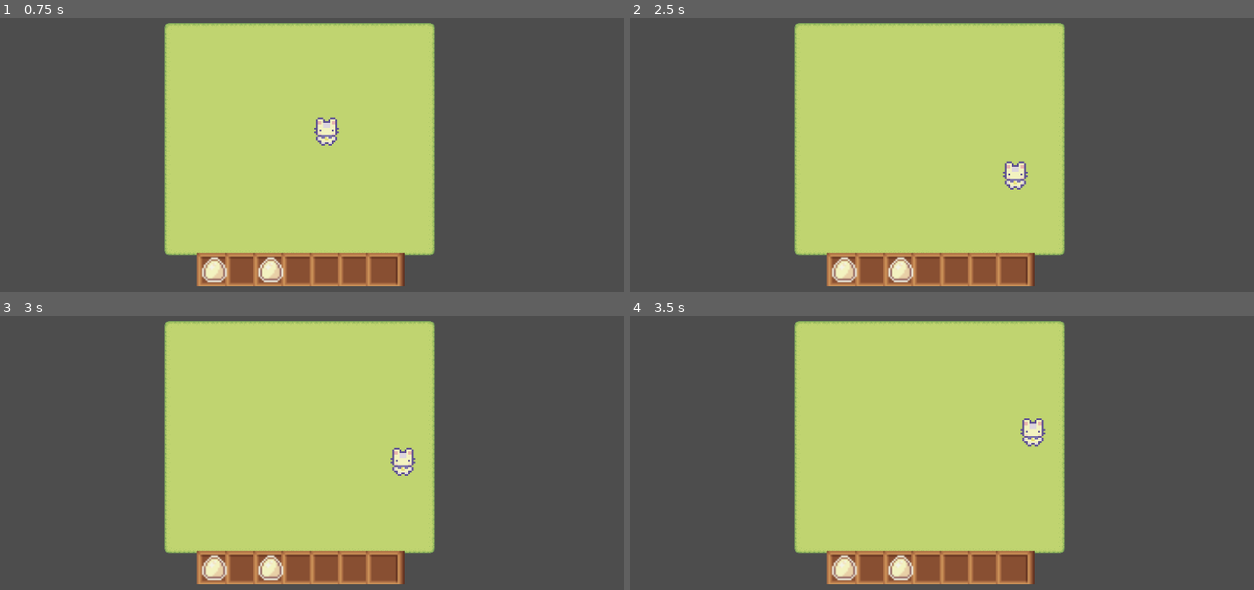
Above: before the commit, frames 1-4 (two rows, left to right).
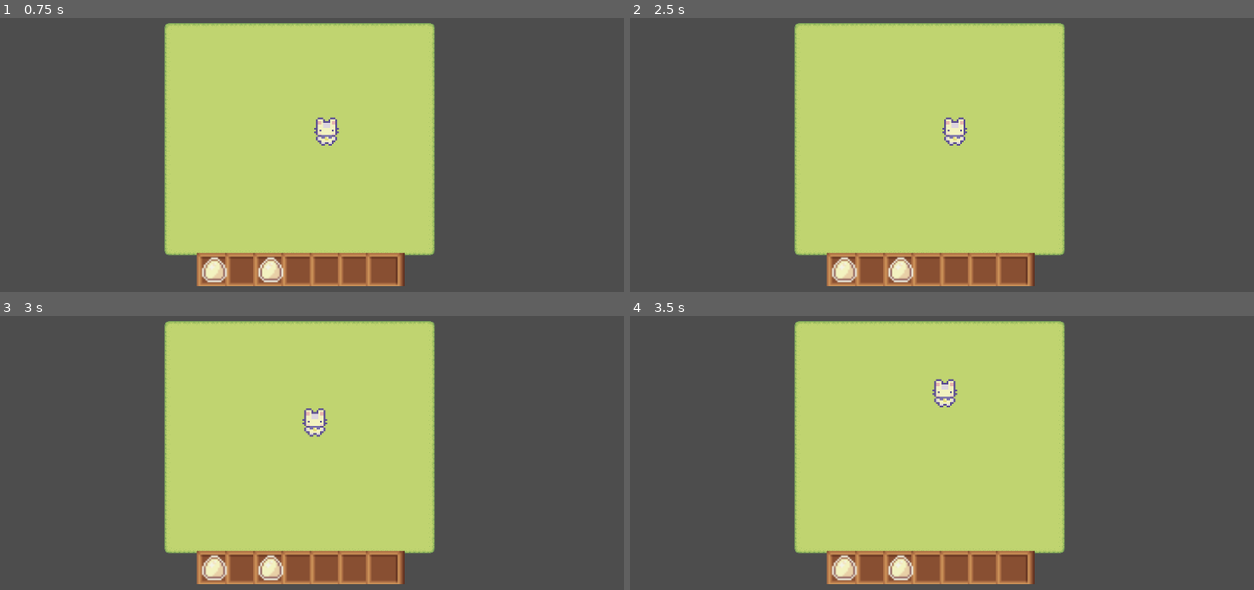
Above: after the commit, the same moments.

Repository: PhantomTrainer2/GameDevPuc
Game: Godot game, scene res://scenes/node_2d.tscn
Same seed, same stepped clock (60 frames per second), same inputs: the game is played once before the commit and once after it.
Inputs:
- Up to frame 1 (0.75 s): tap Enter at 0.5 s; hold Right (ui_right) from 0.53 s (still down); tap 1 at 0.6 s
- Up to frame 2 (2.5 s): tap Space at 0.77, 1.07, 1.52, 1.82 s; tap 2 at 0.8, 1.35 s; release Right (ui_right) at 1.28 s; hold Down (ui_down) 1.28-2.03 s; tap 3 at 1.55, 2.1 s; hold Right (ui_right) from 2.03 s (still down); tap R at 2.3 s
- Up to frame 3 (3 s): release Right (ui_right) at 2.78 s; hold Up (ui_up) from 2.78 s (still down); tap R at 2.85 s
- Up to frame 4 (3.5 s): keep holding Up (ui_up); tap Space at 3.02, 3.05, 3.32 s

Frame 1 is identical in both runs. In frame 2, 0.7% of the frame differs, in the area x 50-64%, y 36-63%; in frame 3, 0.7%; in frame 4, 0.7%, in the area x 48-67%, y 22-48%.

Commit message:
Shooting with cooldown

Diff:
--- /dev/null
+++ b/rpg-2025-10-06-09-20-43/bulletController.gd
@@ -0,0 +1,13 @@
+extends Area2D
+
+@export var direction: Vector2
+const SPEED = 400.0
+
+func _ready() -> void:
+	pass
+
+func _physics_process(delta: float) -> void:
+	position.x += direction.x * SPEED * delta
+	position.y += direction.y * SPEED * delta
+	if position.x < 0 or position.y < 0 or position.x > get_viewport().size.x or position.y > get_viewport().size.y:
+		queue_free()
--- a/rpg-2025-10-06-09-20-43/character_body_2d.gd
+++ /dev/null
@@ -1,31 +0,0 @@
-extends CharacterBody2D
-
-
-@export var inventory: Array[InventorySlot]
-@export var inventoryTileMap: TileMapLayer
-const SPEED = 100.0
-
-func _ready():
-	for i in range(inventory.size()):
-		var slot = inventory[i]
-		var slot_sprite = Sprite2D.new()
-		if slot:
-			slot_sprite.texture = slot.item.sprite
-			slot_sprite.position.y = 8
-			slot_sprite.position.x = 16 * i + 7
-			inventoryTileMap.add_child(slot_sprite)
-
-func _physics_process(delta: float) -> void:
-	var direction_x := Input.get_axis("ui_left", "ui_right")
-	if direction_x:
-		velocity.x = direction_x * SPEED
-	else:
-		velocity.x = move_toward(velocity.x, 0, SPEED)
-
-	var direction_y := Input.get_axis("ui_up", "ui_down")
-	if direction_y:
-		velocity.y = direction_y * SPEED
-	else:
-		velocity.y = move_toward(velocity.y, 0, SPEED)
-
-	move_and_slide()
--- a/rpg-2025-10-06-09-20-43/project.godot
+++ b/rpg-2025-10-06-09-20-43/project.godot
@@ -15,6 +15,24 @@
 config/features=PackedStringArray("4.5", "GL Compatibility")
 config/icon="res://icon.svg"
 
+[input]
+
+inv_1={
+"deadzone": 0.2,
+"events": [Object(InputEventKey,"resource_local_to_scene":false,"resource_name":"","device":-1,"window_id":0,"alt_pressed":false,"shift_pressed":false,"ctrl_pressed":false,"meta_pressed":false,"pressed":false,"keycode":0,"physical_keycode":49,"key_label":0,"unicode":49,"location":0,"echo":false,"script":null)
+]
+}
+inv_2={
+"deadzone": 0.2,
+"events": [Object(InputEventKey,"resource_local_to_scene":false,"resource_name":"","device":-1,"window_id":0,"alt_pressed":false,"shift_pressed":false,"ctrl_pressed":false,"meta_pressed":false,"pressed":false,"keycode":0,"physical_keycode":50,"key_label":0,"unicode":50,"location":0,"echo":false,"script":null)
+]
+}
+inv_3={
+"deadzone": 0.2,
+"events": [Object(InputEventKey,"resource_local_to_scene":false,"resource_name":"","device":-1,"window_id":0,"alt_pressed":false,"shift_pressed":false,"ctrl_pressed":false,"meta_pressed":false,"pressed":false,"keycode":0,"physical_keycode":51,"key_label":0,"unicode":51,"location":0,"echo":false,"script":null)
+]
+}
+
 [rendering]
 
 renderer/rendering_method="gl_compatibility"
--- /dev/null
+++ b/rpg-2025-10-06-09-20-43/scenes/bullet.tscn
@@ -0,0 +1,17 @@
+[gd_scene load_steps=4 format=3 uid="uid://cof3evogr5mbj"]
+
+[ext_resource type="Texture2D" uid="uid://be84otetr6xm2" path="res://assets/Objects/Egg_item.png" id="1_mkf8s"]
+[ext_resource type="Script" uid="uid://db6p6c8dnfjoo" path="res://bulletController.gd" id="1_y25gk"]
+
+[sub_resource type="CircleShape2D" id="CircleShape2D_j7wrs"]
+radius = 8.0
+
+[node name="Bullet" type="Area2D"]
+script = ExtResource("1_y25gk")
+
+[node name="Sprite2D" type="Sprite2D" parent="."]
+texture_filter = 1
+texture = ExtResource("1_mkf8s")
+
+[node name="CollisionShape2D" type="CollisionShape2D" parent="."]
+shape = SubResource("CircleShape2D_j7wrs")
--- /dev/null
+++ b/rpg-2025-10-06-09-20-43/scenes/character_body_2d.tscn
@@ -0,0 +1,183 @@
+[gd_scene load_steps=26 format=3 uid="uid://c7qdp26h3tsid"]
+
+[ext_resource type="Script" uid="uid://bg2lfcg8pppok" path="res://scripts/character_body_2d.gd" id="1_4vejd"]
+[ext_resource type="Script" uid="uid://1b43aqlx8a4o" path="res://scripts/inventory_slot.gd" id="2_ws0vm"]
+[ext_resource type="Resource" uid="uid://cqg12hle1yqd8" path="res://resources/egg.tres" id="3_rhr3r"]
+[ext_resource type="Texture2D" uid="uid://c587l417mkha8" path="res://assets/Characters/Basic Charakter Spritesheet.png" id="4_t53lx"]
+
+[sub_resource type="Resource" id="Resource_j7wrs"]
+script = ExtResource("2_ws0vm")
+item = ExtResource("3_rhr3r")
+quantity = 3
+metadata/_custom_type_script = "uid://1b43aqlx8a4o"
+
+[sub_resource type="Resource" id="Resource_fws66"]
+script = ExtResource("2_ws0vm")
+item = ExtResource("3_rhr3r")
+metadata/_custom_type_script = "uid://1b43aqlx8a4o"
+
+[sub_resource type="AtlasTexture" id="AtlasTexture_0e48y"]
+atlas = ExtResource("4_t53lx")
+region = Rect2(0, 0, 48, 48)
+
+[sub_resource type="AtlasTexture" id="AtlasTexture_epypp"]
+atlas = ExtResource("4_t53lx")
+region = Rect2(0, 96, 48, 48)
+
+[sub_resource type="AtlasTexture" id="AtlasTexture_0hol4"]
+atlas = ExtResource("4_t53lx")
+region = Rect2(48, 96, 48, 48)
+
+[sub_resource type="AtlasTexture" id="AtlasTexture_q6r6c"]
+atlas = ExtResource("4_t53lx")
+region = Rect2(96, 96, 48, 48)
+
+[sub_resource type="AtlasTexture" id="AtlasTexture_kdubu"]
+atlas = ExtResource("4_t53lx")
+region = Rect2(144, 96, 48, 48)
+
+[sub_resource type="AtlasTexture" id="AtlasTexture_d21ai"]
+atlas = ExtResource("4_t53lx")
+region = Rect2(0, 0, 48, 48)
+
+[sub_resource type="AtlasTexture" id="AtlasTexture_rj586"]
+atlas = ExtResource("4_t53lx")
+region = Rect2(48, 0, 48, 48)
+
+[sub_resource type="AtlasTexture" id="AtlasTexture_4d7sh"]
+atlas = ExtResource("4_t53lx")
+region = Rect2(96, 0, 48, 48)
+
+[sub_resource type="AtlasTexture" id="AtlasTexture_ir8iy"]
+atlas = ExtResource("4_t53lx")
+region = Rect2(144, 0, 48, 48)
+
+[sub_resource type="AtlasTexture" id="AtlasTexture_hqns4"]
+atlas = ExtResource("4_t53lx")
+region = Rect2(0, 144, 48, 48)
+
+[sub_resource type="AtlasTexture" id="AtlasTexture_x0ka3"]
+atlas = ExtResource("4_t53lx")
+region = Rect2(48, 144, 48, 48)
+
+[sub_resource type="AtlasTexture" id="AtlasTexture_0h7mo"]
+atlas = ExtResource("4_t53lx")
+region = Rect2(96, 144, 48, 48)
+
+[sub_resource type="AtlasTexture" id="AtlasTexture_nr8wp"]
+atlas = ExtResource("4_t53lx")
+region = Rect2(144, 144, 48, 48)
+
+[sub_resource type="AtlasTexture" id="AtlasTexture_d2bti"]
+atlas = ExtResource("4_t53lx")
+region = Rect2(0, 48, 48, 48)
+
+[sub_resource type="AtlasTexture" id="AtlasTexture_ta5nu"]
+atlas = ExtResource("4_t53lx")
+region = Rect2(48, 48, 48, 48)
+
+[sub_resource type="AtlasTexture" id="AtlasTexture_flf07"]
+atlas = ExtResource("4_t53lx")
+region = Rect2(96, 48, 48, 48)
+
+[sub_resource type="AtlasTexture" id="AtlasTexture_k73cj"]
+atlas = ExtResource("4_t53lx")
+region = Rect2(144, 48, 48, 48)
+
+[sub_resource type="SpriteFrames" id="SpriteFrames_0e48y"]
+animations = [{
+"frames": [{
+"duration": 1.0,
+"texture": SubResource("AtlasTexture_0e48y")
+}],
+"loop": true,
+"name": &"idle",
+"speed": 5.0
+}, {
+"frames": [{
+"duration": 1.0,
+"texture": SubResource("AtlasTexture_epypp")
+}, {
+"duration": 1.0,
+"texture": SubResource("AtlasTexture_0hol4")
+}, {
+"duration": 1.0,
+"texture": SubResource("AtlasTexture_q6r6c")
+}, {
+"duration": 1.0,
+"texture": SubResource("AtlasTexture_kdubu")
+}],
+"loop": true,
+"name": &"walking left",
+"speed": 5.0
+}, {
+"frames": [{
+"duration": 1.0,
+"texture": SubResource("AtlasTexture_d21ai")
+}, {
+"duration": 1.0,
+"texture": SubResource("AtlasTexture_rj586")
+}, {
+"duration": 1.0,
+"texture": SubResource("AtlasTexture_4d7sh")
+}, {
+"duration": 1.0,
+"texture": SubResource("AtlasTexture_ir8iy")
+}],
+"loop": true,
+"name": &"walking_down",
+"speed": 5.0
+}, {
+"frames": [{
+"duration": 1.0,
+"texture": SubResource("AtlasTexture_hqns4")
+}, {
+"duration": 1.0,
+"texture": SubResource("AtlasTexture_x0ka3")
+}, {
+"duration": 1.0,
+"texture": SubResource("AtlasTexture_0h7mo")
+}, {
+"duration": 1.0,
+"texture": SubResource("AtlasTexture_nr8wp")
+}],
+"loop": true,
+"name": &"walking_right",
+"speed": 5.0
+}, {
+"frames": [{
+"duration": 1.0,
+"texture": SubResource("AtlasTexture_d2bti")
+}, {
+"duration": 1.0,
+"texture": SubResource("AtlasTexture_ta5nu")
+}, {
+"duration": 1.0,
+"texture": SubResource("AtlasTexture_flf07")
+}, {
+"duration": 1.0,
+"texture": SubResource("AtlasTexture_k73cj")
+}],
+"loop": true,
+"name": &"walking_up",
+"speed": 5.0
+}]
+
+[sub_resource type="RectangleShape2D" id="RectangleShape2D_epypp"]
+size = Vector2(14.333328, 17.333336)
+
+[node name="CharacterBody2D" type="CharacterBody2D" node_paths=PackedStringArray("inventoryTileMap")]
+scale = Vector2(3, 3)
+script = ExtResource("1_4vejd")
+inventory = Array[ExtResource("2_ws0vm")]([SubResource("Resource_j7wrs"), null, SubResource("Resource_fws66"), null, null, null, null])
+inventoryTileMap = NodePath("")
+
+[node name="AnimatedSprite2D" type="AnimatedSprite2D" parent="."]
+texture_filter = 1
+sprite_frames = SubResource("SpriteFrames_0e48y")
+animation = &"idle"
+autoplay = "idle"
+
+[node name="CollisionShape2D" type="CollisionShape2D" parent="."]
+position = Vector2(-0.16667175, 0)
+shape = SubResource("RectangleShape2D_epypp")
--- a/rpg-2025-10-06-09-20-43/scenes/node_2d.tscn
+++ b/rpg-2025-10-06-09-20-43/scenes/node_2d.tscn
@@ -1,7 +1,7 @@
 [gd_scene load_steps=32 format=4 uid="uid://cfrpgyhjh6d3h"]
 
 [ext_resource type="Texture2D" uid="uid://bkyjvgy7m6p1c" path="res://assets/Tilesets/Grass.png" id="1_4vge2"]
-[ext_resource type="Script" uid="uid://bg2lfcg8pppok" path="res://character_body_2d.gd" id="2_04qyp"]
+[ext_resource type="Script" uid="uid://bg2lfcg8pppok" path="res://scripts/character_body_2d.gd" id="2_04qyp"]
 [ext_resource type="Script" uid="uid://1b43aqlx8a4o" path="res://scripts/inventory_slot.gd" id="3_04qyp"]
 [ext_resource type="Texture2D" uid="uid://c587l417mkha8" path="res://assets/Characters/Basic Charakter Spritesheet.png" id="3_j7wrs"]
 [ext_resource type="Texture2D" uid="uid://rnry3fd0e2vu" path="res://assets/Sample-InventorySlotsSet.png" id="4_fws66"]
@@ -93,7 +93,6 @@
 [sub_resource type="Resource" id="Resource_fws66"]
 script = ExtResource("3_04qyp")
 item = ExtResource("4_j7wrs")
-quantity = 0
 metadata/_custom_type_script = "uid://1b43aqlx8a4o"
 
 [sub_resource type="AtlasTexture" id="AtlasTexture_0e48y"]
@@ -244,6 +243,7 @@
 }]
 
 [sub_resource type="RectangleShape2D" id="RectangleShape2D_epypp"]
+size = Vector2(14.333328, 17.333336)
 
 [sub_resource type="TileSetAtlasSource" id="TileSetAtlasSource_q6r6c"]
 texture = ExtResource("4_fws66")
@@ -716,6 +716,7 @@
 autoplay = "idle"
 
 [node name="CollisionShape2D" type="CollisionShape2D" parent="CharacterBody2D"]
+position = Vector2(-0.16667175, 0)
 shape = SubResource("RectangleShape2D_epypp")
 
 [node name="Control" type="Control" parent="."]
--- /dev/null
+++ b/rpg-2025-10-06-09-20-43/scripts/character_body_2d.gd
@@ -0,0 +1,71 @@
+extends CharacterBody2D
+
+
+@export var inventory: Array[InventorySlot]
+@export var inventoryTileMap: TileMapLayer
+
+var bullet_scene = preload("res://scenes/bullet.tscn")
+
+var selectedItem = null
+const SPEED = 100.0
+
+var direction_x = 0
+var direction_y = 0
+var last_direction: Vector2 = Vector2(1,0)
+var cooldown_time = 3
+
+func _ready():
+	for i in range(inventory.size()):
+		var slot = inventory[i]
+		var slot_sprite = Sprite2D.new()
+		if slot:
+			slot_sprite.texture = slot.item.sprite
+			slot_sprite.position.y = 8
+			slot_sprite.position.x = 16 * i + 7
+			inventoryTileMap.add_child(slot_sprite)
+
+func _input(event):
+	if event is InputEventKey:
+		if event.pressed and not event.echo:
+			if event.keycode == KEY_1:
+				selectedItem = inventory[0].item
+			elif event.keycode == KEY_2:
+				if inventory[1] != null:
+					selectedItem = inventory[1].item
+			elif event.keycode == KEY_3:
+				selectedItem = inventory[2].item
+			elif event.keycode == KEY_R:
+				get_tree().change_scene_to_file("res://scenes/node_2d.tscn")
+			elif event.keycode == KEY_SPACE:
+				if selectedItem == null:
+					pass
+				else:
+					var bullet_obj = bullet_scene.instantiate()
+					var sprite = bullet_obj.get_node("Sprite2D")
+					sprite.texture = selectedItem.sprite
+					bullet_obj.position = position
+					if direction_x != 0 or direction_y != 0:
+						bullet_obj.direction = Vector2(direction_x, direction_y)
+					else:
+						bullet_obj.direction = Vector2(last_direction.x, last_direction.y)
+					if cooldown_time > 2:
+						get_parent().add_child(bullet_obj)
+						cooldown_time = 0
+
+func _physics_process(delta: float) -> void:
+	cooldown_time += delta
+	direction_x = Input.get_axis("ui_left", "ui_right")
+	if direction_x:
+		velocity.x = direction_x * SPEED
+	else:
+		velocity.x = move_toward(velocity.x, 0, SPEED)
+
+	direction_y = Input.get_axis("ui_up", "ui_down")
+	if direction_y:
+		velocity.y = direction_y * SPEED
+	else:
+		velocity.y = move_toward(velocity.y, 0, SPEED)
+
+	if direction_x != 0 or direction_y != 0:
+		last_direction = Vector2(direction_x, direction_y)
+	move_and_slide()
Not shown, added: rpg-2025-10-06-09-20-43/bulletController.gd.uid
Renamed: rpg-2025-10-06-09-20-43/character_body_2d.gd.uid -> rpg-2025-10-06-09-20-43/scripts/character_body_2d.gd.uid
